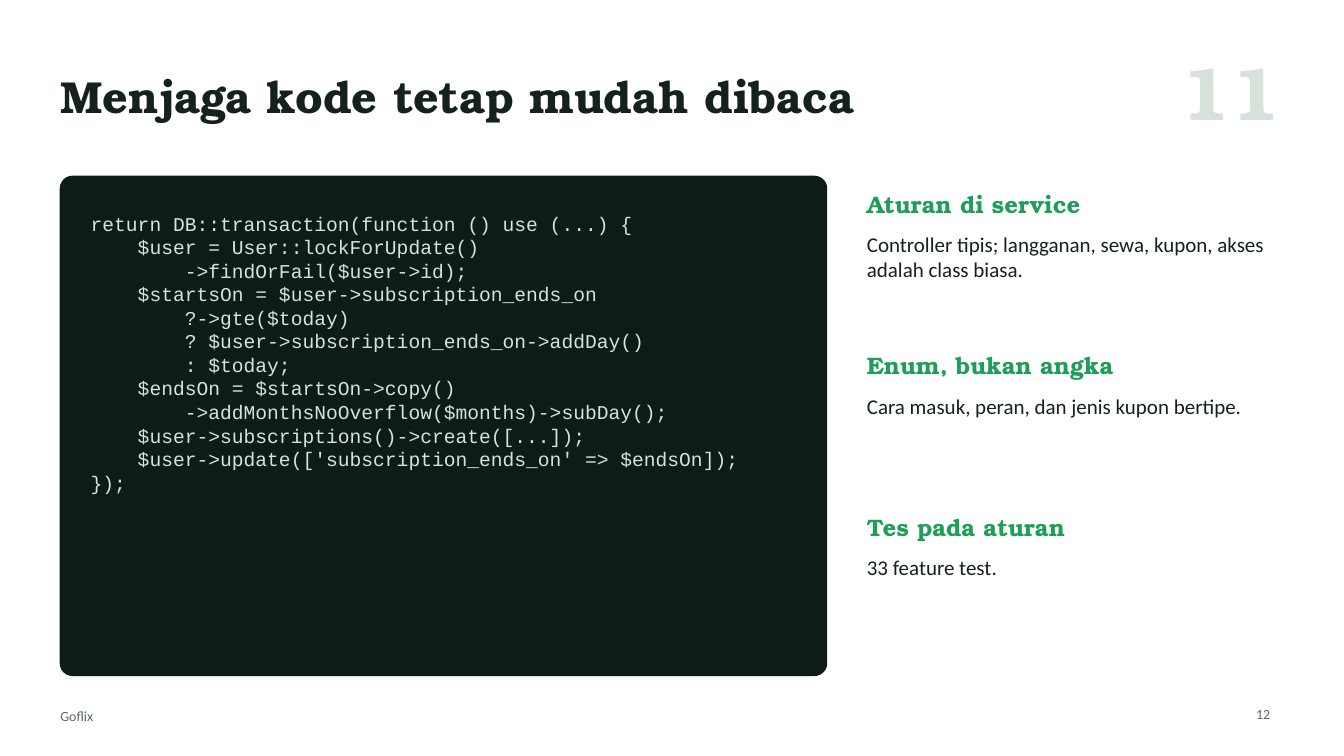
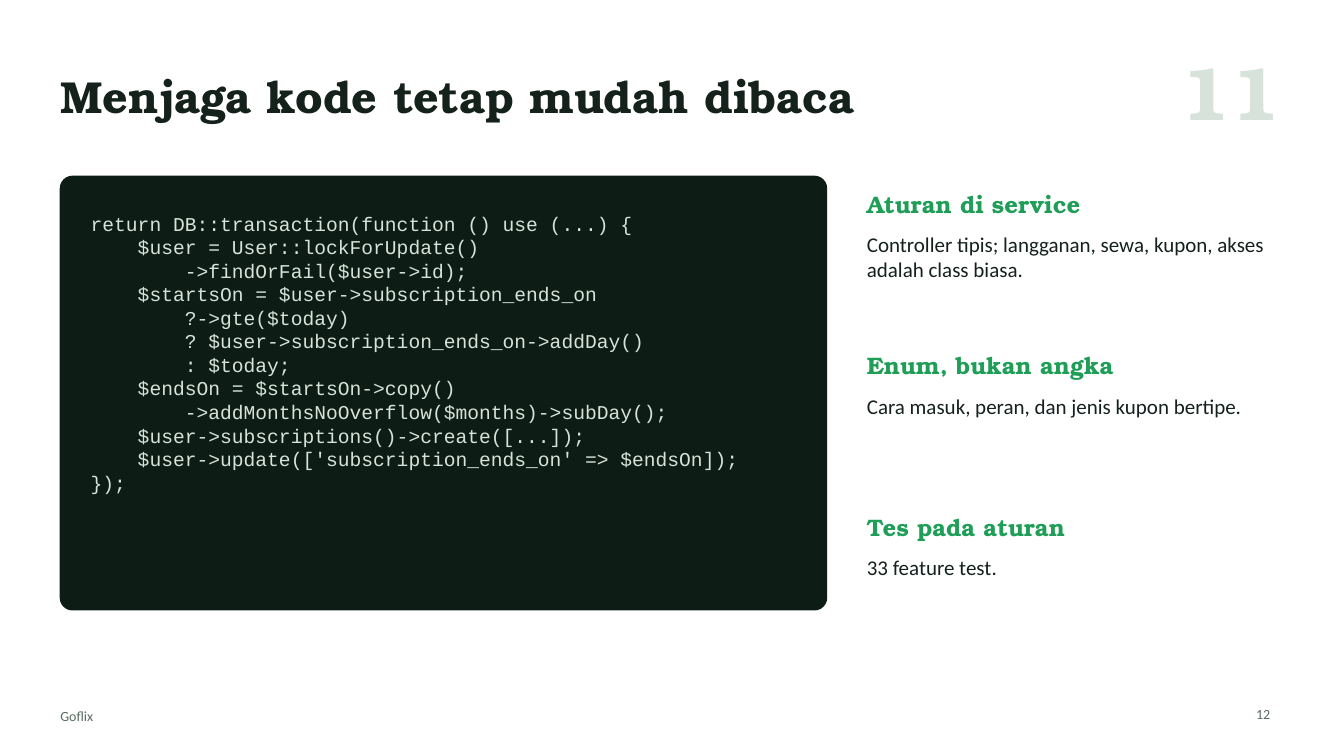
Before and after one commit to Enricosaputra/goflix-dashboard-demo, a slide deck: slide 12 of docs/Goflix-presentasi.pptx. Drawn at 1344x756 pixels with LibreOffice and Linux fonts; fonts in the diff are those of the drawing. Boxes give left, top, right and bottom in pixels: in the first picture for what was removed or moved away, otherwise in the second. Text is boxed around its words. In the diff, an @@ line names an element or a change of style, - is before the commit and + after.

```diff
--- a/docs/Goflix-presentasi.pptx
+++ b/docs/Goflix-presentasi.pptx
@@ rounded rectangle: place and size @@
-rounded rectangle at [60,176,827,676]
+rounded rectangle at [60,176,827,610]
@@ rounded rectangle at [60,176,827,610]: proportions changed @@
```
Also in this commit, not shown: 1 other slide changed, 7 other files.
